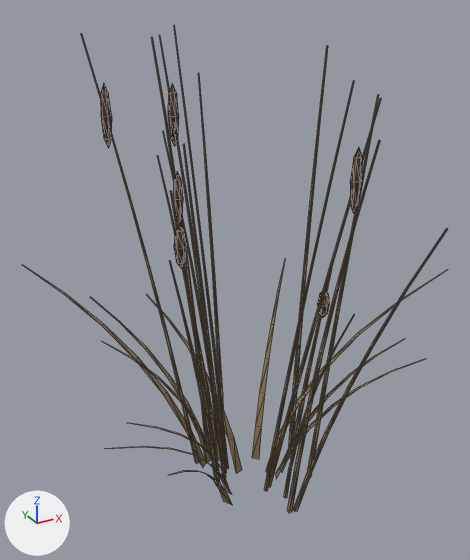
Two versions of the glTF model assets/models/flora/reeds/reed_clump_0.glb, one commit apart.
Before and after are seen from a camera (50 mm lens) standing at (-1.18, -2.01, 1.98) and looking at (0.02, 0.15, 0.89). The lights are fixed; the arrows at lower left show +X, +Y and +Z. The picture after the commit comes second. Mesh edges are drawn as thin lines. Where no turn or scale is listed for an object, it has been applied to the vertices.

The first picture shows 'ReedClump_Blades_0', 'ReedClump_Blades_1', 'ReedClump_Blades_2', 'ReedClump_Heads_0', 'ReedClump_Heads_1', 'ReedClump_Heads_2', 'ReedClump_Stalks_0', 'ReedClump_Stalks_1', 'ReedClump_Stalks_2'.
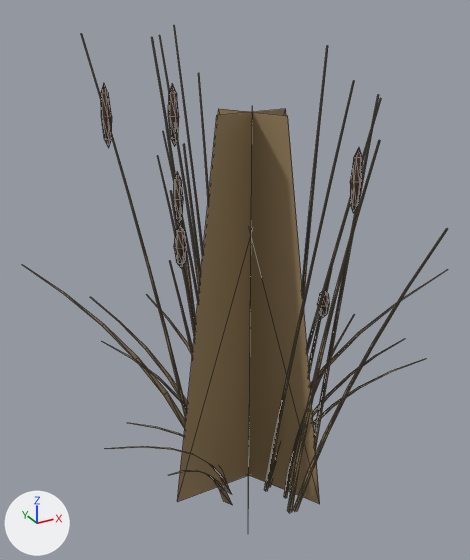
Pixel boxes [x1, y1, x2, y2] of what changed, in the pictures (470 x 560 px):
'ReedClump_Far', added (brown)
    after: [177, 109, 320, 515]
'ReedClump_Blades_1', unchanged, covered by the edit
    before: [103, 258, 426, 479]
    after: [103, 338, 426, 425]

What changed in the scene script:
```text
Add me_reedclump_far:
    me_reedclump_far.from_pydata([(-0.35, 0.0, 0.0), (0.35, 0.0, 0.0), (0.14, 0.0, 1.6), (-0.14, 0.0, 1.6), (-0.18, -0.3, 0.0), (0.18, 0.3, 0.0), (0.07, 0.12, 1.6), (-0.07, -0.12, 1.6), (0.18, -0.3, 0.0), (-0.18, 0.3, 0.0), (-0.07, 0.12, 1.6), (0.07, -0.12, 1.6)], [], [(0, 1, 2), (0, 2, 3), (4, 5, 6), (4, 6, 7), (8, 9, 10), (8, 10, 11)])
    me_reedclump_far.materials.append(mat_reedclump_stalk)  # brown #9a8460
Add ob_reedclump_far:
    ob_reedclump_far = bpy.data.objects.new('ReedClump_Far', me_reedclump_far)
    ob_reedclump_far.location = (0.0, 0.0, 0.0)
```
